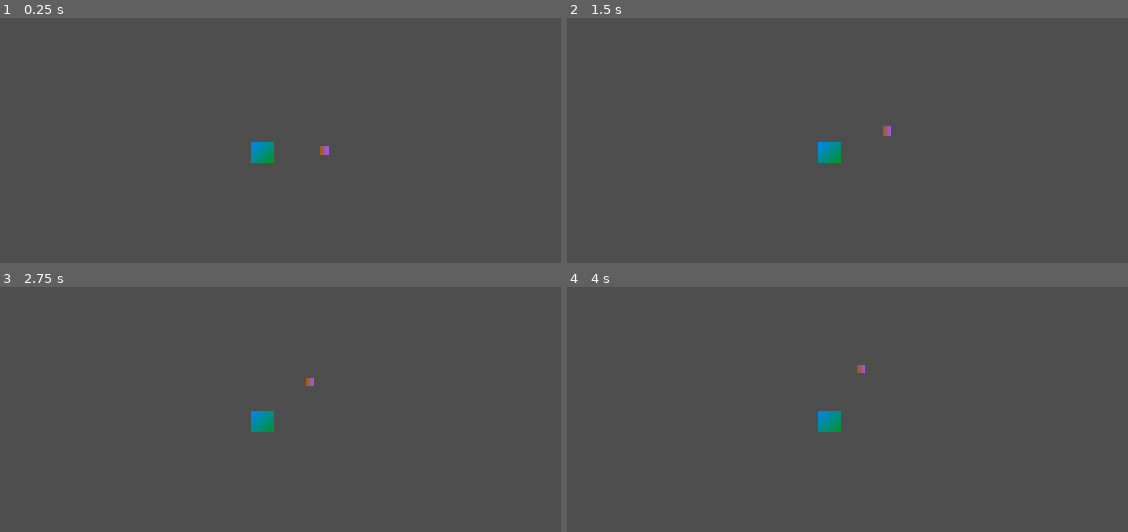
Above: before the commit, frames 1-4 (two rows, left to right).
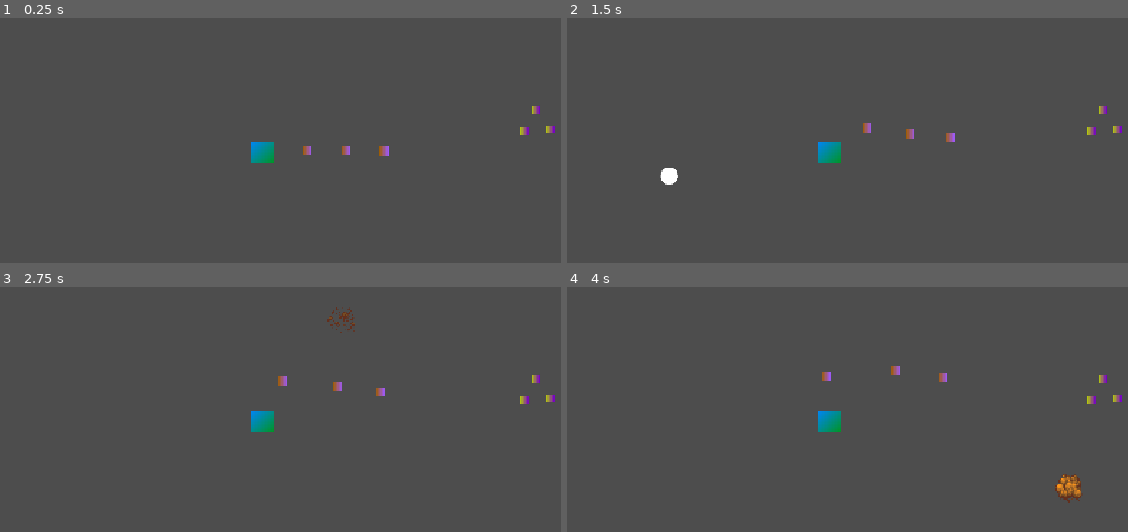
Above: after the commit, the same moments.

Repository: BoiPlex/Orbitron
Game: Godot game, scene res://scenes/game_world.tscn
Two runs of this game, one before a commit and one after it. Both use one fixed random seed, a clock stepped at 60 frames per second and the inputs below.
Inputs (mouse positions are in pixels of both pictures, inside the frame that each line leads up to):
- Up to frame 1 (0.25 s): no input
- Up to frame 2 (1.5 s): tap Enter at 0.5 s; move the mouse to (1004, 130) at 0.52 s; tap Q at 0.6, 1.35 s; click (1004, 130) at 0.67 s; move the mouse to (667, 174) at 1.27 s; click (667, 174) at 1.42 s
- Up to frame 3 (2.75 s): move the mouse to (342, 321) at 2.02 s; tap Q at 2.1 s; click (342, 321) at 2.17 s
- Up to frame 4 (4 s): move the mouse to (791, 509) at 2.77 s; tap Q at 2.85, 3.6 s; click (791, 509) at 2.92 s; move the mouse to (1066, 487) at 3.52 s; click (1066, 487) at 3.67 s

The runs differ from the first frame. In frame 1, 0.4% of the frame differs, in the area x 54-99%, y 35-57%; in frame 2, 0.6%; in frame 3, 0.5%; in frame 4, 0.8%, in the area x 45-99%, y 31-89%.

Commit message:
Add click explosions

Diff:
--- a/orbitron-game/scenes/components/gravity_field.tscn
+++ b/orbitron-game/scenes/components/gravity_field.tscn
@@ -4,7 +4,8 @@
 [ext_resource type="Script" uid="uid://c7wj8tj6k5kjl" path="res://scripts/components/colored_collider.gd" id="2_dfk4e"]
 
 [sub_resource type="CircleShape2D" id="CircleShape2D_13ix6"]
-radius = 100.0
+resource_local_to_scene = true
+radius = 200.0
 
 [node name="GravityField" type="Area2D"]
 script = ExtResource("1_jc524")
--- a/orbitron-game/scenes/explosion.tscn
+++ b/orbitron-game/scenes/explosion.tscn
@@ -1,20 +1,159 @@
-[gd_scene load_steps=6 format=3 uid="uid://b662fh35tcfm5"]
+[gd_scene load_steps=11 format=3 uid="uid://b662fh35tcfm5"]
 
 [ext_resource type="Script" uid="uid://cae4mb6xry63n" path="res://scripts/explosion.gd" id="1_nfeox"]
 [ext_resource type="PackedScene" uid="uid://li3c1d3vqfqq" path="res://scenes/components/gravity_field.tscn" id="2_aw4cw"]
 [ext_resource type="Script" uid="uid://djiqi435icfju" path="res://scripts/components/hitbox_component.gd" id="3_3el85"]
 [ext_resource type="Script" uid="uid://c7wj8tj6k5kjl" path="res://scripts/components/colored_collider.gd" id="4_hbmxj"]
+[ext_resource type="Texture2D" uid="uid://cxyspm0b2tgqm" path="res://assets/explosion.png" id="5_hbmxj"]
+
+[sub_resource type="Animation" id="Animation_xfoey"]
+resource_name = "explode"
+length = 0.8
+tracks/0/type = "value"
+tracks/0/imported = false
+tracks/0/enabled = true
+tracks/0/path = NodePath("Sprite2D:frame")
+tracks/0/interp = 1
+tracks/0/loop_wrap = true
+tracks/0/keys = {
+"times": PackedFloat32Array(0, 0.0333333, 0.1, 0.166667, 0.233333, 0.3, 0.366667, 0.433333, 0.5, 0.566667, 0.633333, 0.7),
+"transitions": PackedFloat32Array(1, 1, 1, 1, 1, 1, 1, 1, 1, 1, 1, 1),
+"update": 1,
+"values": [0, 1, 2, 3, 4, 5, 6, 7, 8, 9, 10, 11]
+}
+tracks/1/type = "value"
+tracks/1/imported = false
+tracks/1/enabled = true
+tracks/1/path = NodePath("Sprite2D:visible")
+tracks/1/interp = 1
+tracks/1/loop_wrap = true
+tracks/1/keys = {
+"times": PackedFloat32Array(0, 0.766593),
+"transitions": PackedFloat32Array(1, 1),
+"update": 1,
+"values": [true, false]
+}
+tracks/2/type = "value"
+tracks/2/imported = false
+tracks/2/enabled = true
+tracks/2/path = NodePath("HitboxComponent/ColoredCollider:disabled")
+tracks/2/interp = 1
+tracks/2/loop_wrap = true
+tracks/2/keys = {
+"times": PackedFloat32Array(0, 0.1, 0.3),
+"transitions": PackedFloat32Array(1, 1, 1),
+"update": 1,
+"values": [true, false, true]
+}
+tracks/3/type = "value"
+tracks/3/imported = false
+tracks/3/enabled = true
+tracks/3/path = NodePath("GravityField/ColoredCollider:disabled")
+tracks/3/interp = 1
+tracks/3/loop_wrap = true
+tracks/3/keys = {
+"times": PackedFloat32Array(0, 0.1, 0.3),
+"transitions": PackedFloat32Array(1, 1, 1),
+"update": 1,
+"values": [true, false, true]
+}
+tracks/4/type = "method"
+tracks/4/imported = false
+tracks/4/enabled = true
+tracks/4/path = NodePath(".")
+tracks/4/interp = 1
+tracks/4/loop_wrap = true
+tracks/4/keys = {
+"times": PackedFloat32Array(0.8),
+"transitions": PackedFloat32Array(1),
+"values": [{
+"args": [],
+"method": &"destroy"
+}]
+}
+
+[sub_resource type="Animation" id="Animation_v8gpv"]
+length = 0.001
+tracks/0/type = "value"
+tracks/0/imported = false
+tracks/0/enabled = true
+tracks/0/path = NodePath("Sprite2D:frame")
+tracks/0/interp = 1
+tracks/0/loop_wrap = true
+tracks/0/keys = {
+"times": PackedFloat32Array(0),
+"transitions": PackedFloat32Array(1),
+"update": 1,
+"values": [0]
+}
+tracks/1/type = "value"
+tracks/1/imported = false
+tracks/1/enabled = true
+tracks/1/path = NodePath("Sprite2D:visible")
+tracks/1/interp = 1
+tracks/1/loop_wrap = true
+tracks/1/keys = {
+"times": PackedFloat32Array(0),
+"transitions": PackedFloat32Array(1),
+"update": 1,
+"values": [false]
+}
+tracks/2/type = "value"
+tracks/2/imported = false
+tracks/2/enabled = true
+tracks/2/path = NodePath("HitboxComponent/ColoredCollider:disabled")
+tracks/2/interp = 1
+tracks/2/loop_wrap = true
+tracks/2/keys = {
+"times": PackedFloat32Array(0),
+"transitions": PackedFloat32Array(1),
+"update": 1,
+"values": [true]
+}
+tracks/3/type = "value"
+tracks/3/imported = false
+tracks/3/enabled = true
+tracks/3/path = NodePath("GravityField/ColoredCollider:disabled")
+tracks/3/interp = 1
+tracks/3/loop_wrap = true
+tracks/3/keys = {
+"times": PackedFloat32Array(0),
+"transitions": PackedFloat32Array(1),
+"update": 1,
+"values": [true]
+}
+
+[sub_resource type="AnimationLibrary" id="AnimationLibrary_cun36"]
+_data = {
+&"RESET": SubResource("Animation_v8gpv"),
+&"explode": SubResource("Animation_xfoey")
+}
+
+[sub_resource type="CircleShape2D" id="CircleShape2D_hbmxj"]
+resource_local_to_scene = true
+radius = 60.0
 
 [sub_resource type="CircleShape2D" id="CircleShape2D_xfoey"]
 resource_local_to_scene = true
-radius = 20.0
+radius = 40.0
 
 [node name="Explosion" type="Node2D"]
+scale = Vector2(0.5, 0.5)
 script = ExtResource("1_nfeox")
 
+[node name="AnimationPlayer" type="AnimationPlayer" parent="."]
+libraries = {
+&"": SubResource("AnimationLibrary_cun36")
+}
+
 [node name="GravityField" parent="." instance=ExtResource("2_aw4cw")]
-gravity_radius = 50.0
+gravity_strength = 100000.0
+gravity_radius = 60.0
 is_anti_gravity = true
+
+[node name="ColoredCollider" parent="GravityField" index="0"]
+shape = SubResource("CircleShape2D_hbmxj")
+disabled = true
 
 [node name="HitboxComponent" type="Area2D" parent="."]
 script = ExtResource("3_3el85")
@@ -22,6 +161,14 @@
 
 [node name="ColoredCollider" type="CollisionShape2D" parent="HitboxComponent"]
 shape = SubResource("CircleShape2D_xfoey")
+disabled = true
 debug_color = Color(1, 0, 0, 0.5)
 script = ExtResource("4_hbmxj")
 metadata/_custom_type_script = "uid://c7wj8tj6k5kjl"
+
+[node name="Sprite2D" type="Sprite2D" parent="."]
+visible = false
+texture = ExtResource("5_hbmxj")
+hframes = 12
+
+[editable path="GravityField"]
--- a/orbitron-game/scenes/game_world.tscn
+++ b/orbitron-game/scenes/game_world.tscn
@@ -1,8 +1,9 @@
-[gd_scene load_steps=4 format=3 uid="uid://oyknd2asn"]
+[gd_scene load_steps=5 format=3 uid="uid://oyknd2asn"]
 
 [ext_resource type="Script" uid="uid://cw4xtacqgcrfu" path="res://scripts/game_manager.gd" id="1_nd3ib"]
 [ext_resource type="PackedScene" uid="uid://bhwtdd4b235yl" path="res://scenes/player.tscn" id="2_ag5ty"]
 [ext_resource type="PackedScene" uid="uid://cfscq1mloc52k" path="res://scenes/tower.tscn" id="3_ywgp6"]
+[ext_resource type="PackedScene" uid="uid://c6g7jumv1icbe" path="res://scenes/test_body.tscn" id="4_0vfqx"]
 
 [node name="GameWorld" type="Node2D"]
 script = ExtResource("1_nd3ib")
@@ -13,4 +14,19 @@
 [node name="Camera2D" type="Camera2D" parent="."]
 
 [node name="Tower" parent="." instance=ExtResource("3_ywgp6")]
-position = Vector2(89, 0)
+position = Vector2(65, 0)
+
+[node name="Tower2" parent="." instance=ExtResource("3_ywgp6")]
+position = Vector2(120, 0)
+
+[node name="Tower3" parent="." instance=ExtResource("3_ywgp6")]
+position = Vector2(175, 0)
+
+[node name="TestBody" parent="." instance=ExtResource("4_0vfqx")]
+position = Vector2(393, -61)
+
+[node name="TestBody2" parent="." instance=ExtResource("4_0vfqx")]
+position = Vector2(414, -33)
+
+[node name="TestBody3" parent="." instance=ExtResource("4_0vfqx")]
+position = Vector2(377, -31)
--- a/orbitron-game/scenes/player.tscn
+++ b/orbitron-game/scenes/player.tscn
@@ -22,6 +22,7 @@
 script = ExtResource("1_ohywo")
 
 [node name="GravityField" parent="." instance=ExtResource("3_qhqgy")]
+gravity_radius = 200.0
 
 [node name="HurtboxComponent" type="Area2D" parent="."]
 script = ExtResource("2_g2els")
--- a/orbitron-game/scenes/test_body.tscn
+++ b/orbitron-game/scenes/test_body.tscn
@@ -14,6 +14,12 @@
 
 [sub_resource type="CircleShape2D" id="CircleShape2D_nkstd"]
 resource_local_to_scene = true
+
+[sub_resource type="Gradient" id="Gradient_pmmw1"]
+colors = PackedColorArray(0.713726, 0.843137, 0, 1, 0.463247, 0.00249548, 0.783182, 1)
+
+[sub_resource type="GradientTexture2D" id="GradientTexture2D_785tj"]
+gradient = SubResource("Gradient_pmmw1")
 
 [node name="TestBody" type="CharacterBody2D"]
 script = ExtResource("1_785tj")
@@ -43,3 +49,7 @@
 debug_color = Color(0.781, 0.442, 0.486, 0.5)
 script = ExtResource("3_785tj")
 metadata/_custom_type_script = "uid://c7wj8tj6k5kjl"
+
+[node name="Sprite2D" type="Sprite2D" parent="."]
+scale = Vector2(0.1875, 0.1875)
+texture = SubResource("GradientTexture2D_785tj")
--- a/orbitron-game/scripts/explosion.gd
+++ b/orbitron-game/scripts/explosion.gd
@@ -1,2 +1,12 @@
 class_name Explosion
 extends Node2D
+
+@onready var animation_player: AnimationPlayer = $AnimationPlayer
+
+
+func _ready() -> void:
+	animation_player.play("explode")
+
+
+func destroy() -> void:
+	queue_free()
--- a/orbitron-game/scripts/explosion_factory.gd
+++ b/orbitron-game/scripts/explosion_factory.gd
@@ -1,2 +1,13 @@
 class_name ExplosionFactory
 extends Node
+
+@export var explosion_scene: PackedScene
+@export var parent: Node
+
+var _explosion_list: Array[Explosion] = []
+
+func make_explosion(pos: Vector2):
+	var explosion = explosion_scene.instantiate() as Explosion
+	explosion.global_position = pos
+	_explosion_list.push_back(explosion)
+	parent.add_child(explosion)
--- a/orbitron-game/scripts/game_manager.gd
+++ b/orbitron-game/scripts/game_manager.gd
@@ -8,17 +8,27 @@
 var _dev_click_mode: DevClickMode = DevClickMode.STILL
 var _debug_spawner: DebugBodyFactory
 
+var explosion_spawner: ExplosionFactory
+var _explosion_cooldown_timer: Timer
+var explosion_cooldown: float = 0.5
+
 @onready var player: Player = $Player
 
 
 func _ready() -> void:
 	if dev_mode:
 		init_debug_spawner()
+	init_explosion_spawner()
+
+	_explosion_cooldown_timer = Timer.new()
+	_explosion_cooldown_timer.one_shot = true
+	add_child(_explosion_cooldown_timer)
 
 func _input(event: InputEvent) -> void:
-	if event is InputEventMouseButton and event.pressed and event.button_index == MOUSE_BUTTON_LEFT:
-		var explosion = load("res://scenes/test_body.tscn")
-
+	if event is InputEventMouseButton and event.pressed and event.button_index == MOUSE_BUTTON_LEFT and _explosion_cooldown_timer.is_stopped():
+		var click_position = get_global_mouse_position()
+		explosion_spawner.make_explosion(click_position)
+		_explosion_cooldown_timer.start(explosion_cooldown)
 
 func init_debug_spawner():
 	_debug_spawner = DebugBodyFactory.new()
@@ -26,3 +36,9 @@
 	_debug_spawner.parent = self
 	_debug_spawner.player = player
 	add_child(_debug_spawner)
+
+func init_explosion_spawner():
+	explosion_spawner = ExplosionFactory.new()
+	explosion_spawner.explosion_scene = load("res://scenes/explosion.tscn")
+	explosion_spawner.parent = self
+	add_child(explosion_spawner)
Binary file added: orbitron-game/assets/explosion.png
Not shown, added: orbitron-game/assets/explosion.png.import
Not shown: 1 places in orbitron-game/scenes/test_body.tscn that only renumber resources
